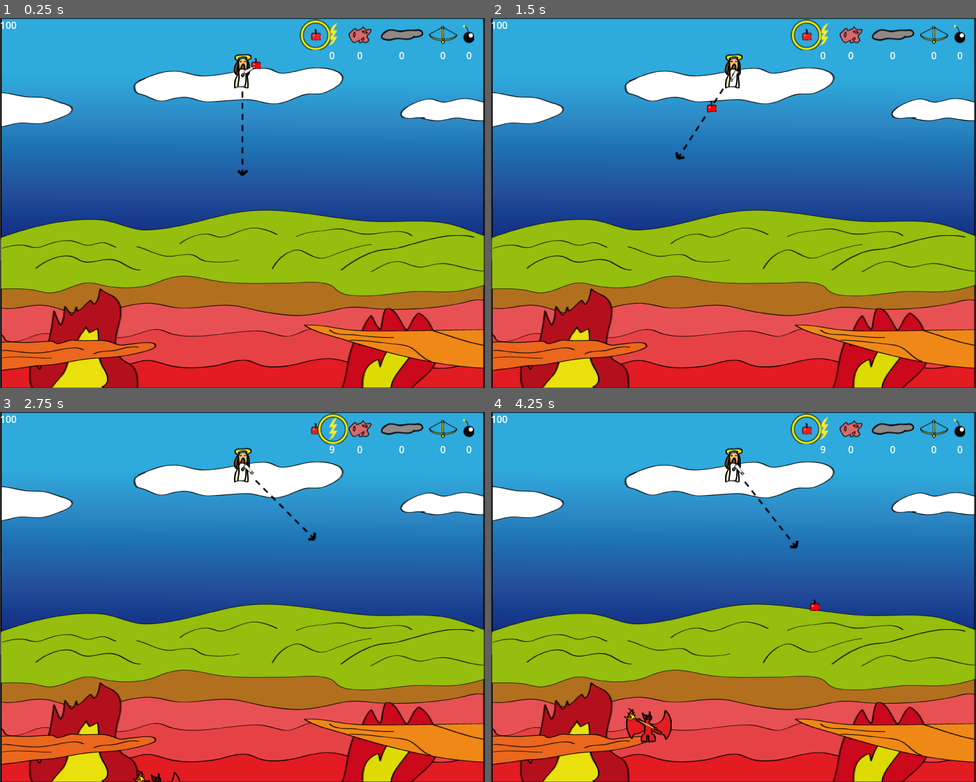
Above: before the commit, frames 1-4 (two rows, left to right).
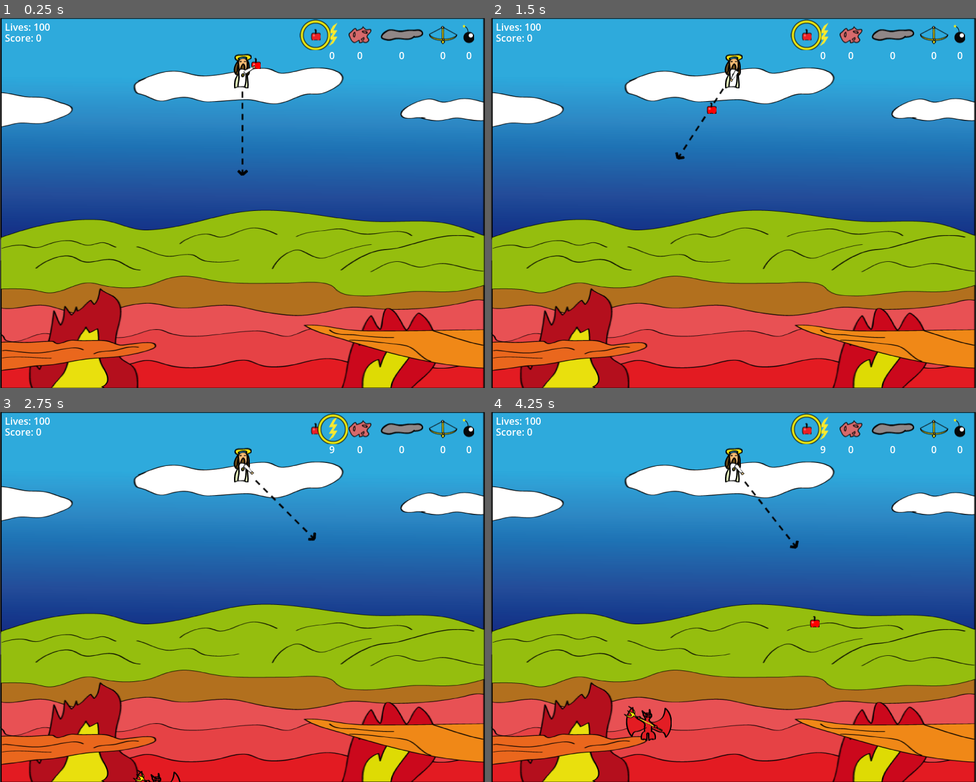
Above: after the commit, the same moments.

Repository: platinumskink/hellnoremade
Game: Godot game, scene res://scenes/game.tscn
Two runs of this game, one before a commit and one after it. Both use one fixed random seed, a clock stepped at 60 frames per second and the inputs below.
Inputs (mouse positions are in pixels of both pictures, inside the frame that each line leads up to):
- Up to frame 1 (0.25 s): no input
- Up to frame 2 (1.5 s): tap Enter at 0.5 s; move the mouse to (840, 184) at 0.52 s; press the mouse at (840, 184) at 0.53 s; move the mouse to (636, 221) at 1.27 s; release the mouse at (636, 221) at 1.28 s; click (636, 221) at 1.35 s
- Up to frame 3 (2.75 s): move the mouse to (291, 515) at 2.02 s; hold E (nextWeapon) from 2.03 s (still down); click (291, 515) at 2.3 s
- Up to frame 4 (4.25 s): move the mouse to (709, 671) at 2.77 s; release E (nextWeapon) at 2.78 s; tap Q (previousWeapon) at 2.85 s; click (709, 671) at 3.05 s; move the mouse to (879, 652) at 3.52 s; hold 1 (weapon1) from 3.53 s (still down); click (879, 652) at 3.8 s

The runs differ from the first frame. In frame 1, 0.2% of the frame differs, in the area x 0-11%, y 0-7%; in frame 2, 0.2%; in frame 3, 0.2%; in frame 4, 0.7%, in the area x 0-68%, y 0-90%.

Commit message:
Apples can hit and defeat demons
Plus that score works

Diff:
--- a/project.godot
+++ b/project.godot
@@ -24,6 +24,11 @@
 window/size/viewport_width=800
 window/size/viewport_height=610
 window/stretch/mode="canvas_items"
+
+[global_group]
+
+projectiles=""
+enemies=""
 
 [input]
 
--- a/scenes/enemies/demon.tscn
+++ b/scenes/enemies/demon.tscn
@@ -1,15 +1,17 @@
 [gd_scene format=3 uid="uid://dt3k2ranaiyci"]
 
-[ext_resource type="Script" uid="uid://4k4oynmqr7x3" path="res://scripts/enemy.gd" id="1_v2cwo"]
+[ext_resource type="Script" uid="uid://d2etmebbmbvt7" path="res://scripts/demon.gd" id="1_v2cwo"]
 [ext_resource type="Texture2D" uid="uid://bsf41j0emmdsk" path="res://assets/Tiny Deamon.png" id="2_v2cwo"]
+[ext_resource type="PackedScene" uid="uid://cvu5e7qw2qc23" path="res://scenes/gravity_component.tscn" id="3_h0qet"]
 
 [sub_resource type="RectangleShape2D" id="RectangleShape2D_v2cwo"]
 size = Vector2(74, 48)
 
-[node name="Demon" type="Area2D" unique_id=372187258]
+[node name="Demon" type="Area2D" unique_id=372187258 groups=["enemies"]]
 script = ExtResource("1_v2cwo")
-min_speed = 50.0
-max_speed = 100.0
+points_worth = 25.0
+min_speed = 25.0
+max_speed = 150.0
 metadata/_custom_type_script = "uid://cge861h7bsyos"
 
 [node name="Sprite2D" type="Sprite2D" parent="." unique_id=1920418518]
@@ -18,3 +20,7 @@
 [node name="CollisionShape2D" type="CollisionShape2D" parent="." unique_id=1833956661]
 position = Vector2(2, 1)
 shape = SubResource("RectangleShape2D_v2cwo")
+
+[node name="GravityComponent" parent="." unique_id=397096499 instance=ExtResource("3_h0qet")]
+
+[connection signal="area_entered" from="." to="." method="_on_area_entered"]
--- a/scenes/game.tscn
+++ b/scenes/game.tscn
@@ -49,10 +49,20 @@
 position = Vector2(10, 631)
 
 [node name="LifeTracker" type="Label" parent="." unique_id=1115242624]
-offset_right = 40.0
-offset_bottom = 23.0
+offset_left = 8.0
+offset_top = 3.0
+offset_right = 48.0
+offset_bottom = 26.0
+text = "100"
+
+[node name="ScoreTracker" type="Label" parent="." unique_id=2118260745]
+offset_left = 8.0
+offset_top = 21.0
+offset_right = 48.0
+offset_bottom = 44.0
 text = "100"
 
 [connection signal="changed_weapon" from="God" to="." method="_on_god_changed_weapon"]
 [connection signal="throw" from="God" to="." method="_on_god_throw"]
 [connection signal="enemy_escaped" from="TopZone" to="." method="_on_top_zone_enemy_escaped"]
+[connection signal="add_to_score" from="EnemyFactory" to="." method="_on_enemy_factory_add_to_score"]
--- a/scenes/weapons/apple.tscn
+++ b/scenes/weapons/apple.tscn
@@ -1,14 +1,14 @@
 [gd_scene format=3 uid="uid://dvqeyo5nykoyt"]
 
-[ext_resource type="Script" uid="uid://7k6xq5eupnsy" path="res://scripts/projectile.gd" id="1_3dmh2"]
+[ext_resource type="Script" uid="uid://c1peinnstvgu2" path="res://scripts/apple.gd" id="1_moe8n"]
 [ext_resource type="Texture2D" uid="uid://bpo2t2tnorrbt" path="res://assets/Apple.png" id="2_7vr8k"]
 [ext_resource type="PackedScene" uid="uid://cvu5e7qw2qc23" path="res://scenes/gravity_component.tscn" id="3_3dmh2"]
 
 [sub_resource type="RectangleShape2D" id="RectangleShape2D_3dmh2"]
 size = Vector2(15, 11.5)
 
-[node name="Apple" type="Area2D" unique_id=972890807]
-script = ExtResource("1_3dmh2")
+[node name="Apple" type="Area2D" unique_id=972890807 groups=["projectiles"]]
+script = ExtResource("1_moe8n")
 initial_speed = 500
 metadata/_custom_type_script = "uid://cge861h7bsyos"
 
@@ -21,6 +21,7 @@
 shape = SubResource("RectangleShape2D_3dmh2")
 
 [node name="GravityComponent" parent="." unique_id=397096499 instance=ExtResource("3_3dmh2")]
-gravity_force = 700
+gravity_force = 1000
 
+[connection signal="area_entered" from="." to="." method="_on_area_entered"]
 [connection signal="body_exited" from="." to="." method="_on_body_exited"]
--- a/scenes/weapons/arrow.tscn
+++ b/scenes/weapons/arrow.tscn
@@ -6,7 +6,7 @@
 [sub_resource type="RectangleShape2D" id="RectangleShape2D_q8ifc"]
 size = Vector2(35, 7)
 
-[node name="Arrow" type="Area2D" unique_id=510011181]
+[node name="Arrow" type="Area2D" unique_id=510011181 groups=["projectiles"]]
 script = ExtResource("1_23jat")
 _rotation_speed = 7.0
 initial_speed = 500
--- a/scenes/weapons/bomb.tscn
+++ b/scenes/weapons/bomb.tscn
@@ -7,7 +7,7 @@
 [sub_resource type="CircleShape2D" id="CircleShape2D_j15uc"]
 radius = 9.0
 
-[node name="Bomb" type="Area2D" unique_id=996288041]
+[node name="Bomb" type="Area2D" unique_id=996288041 groups=["projectiles"]]
 script = ExtResource("1_870cc")
 initial_speed = 750
 weapon_type = 5
--- a/scenes/weapons/lightning.tscn
+++ b/scenes/weapons/lightning.tscn
@@ -6,7 +6,7 @@
 [sub_resource type="RectangleShape2D" id="RectangleShape2D_n7g4i"]
 size = Vector2(48, 18)
 
-[node name="Lightning" type="Area2D" unique_id=542167930]
+[node name="Lightning" type="Area2D" unique_id=542167930 groups=["projectiles"]]
 script = ExtResource("1_n7g4i")
 initial_speed = 2000
 weapon_type = 1
--- a/scenes/weapons/meteor.tscn
+++ b/scenes/weapons/meteor.tscn
@@ -7,7 +7,7 @@
 [sub_resource type="RectangleShape2D" id="RectangleShape2D_3dmh2"]
 size = Vector2(15, 11.5)
 
-[node name="Meteor" type="Area2D" unique_id=972890807]
+[node name="Meteor" type="Area2D" unique_id=972890807 groups=["projectiles"]]
 script = ExtResource("1_83eji")
 initial_speed = 600
 weapon_type = 2
--- a/scenes/weapons/rain_drop.tscn
+++ b/scenes/weapons/rain_drop.tscn
@@ -7,7 +7,7 @@
 [sub_resource type="RectangleShape2D" id="RectangleShape2D_0k2ym"]
 size = Vector2(4, 10)
 
-[node name="RainDrop" type="Area2D" unique_id=1904266608]
+[node name="RainDrop" type="Area2D" unique_id=1904266608 groups=["projectiles"]]
 script = ExtResource("1_33u3d")
 initial_speed = 400
 weapon_type = 3
--- /dev/null
+++ b/scripts/apple.gd
@@ -0,0 +1,7 @@
+class_name Apple
+extends Projectile
+
+func impact_on_enemy(area: Area2D) -> void:
+	speed.y = -600
+	speed.x /= 2
+	enemies_hit += 1
--- a/scripts/arrow.gd
+++ b/scripts/arrow.gd
@@ -9,8 +9,8 @@
 # Called every frame. 'delta' is the elapsed time since the previous frame.
 func _physics_process(delta: float) -> void:
 	super._physics_process(delta)
-	var mouse_point = get_global_mouse_position()
-	var direction = position.direction_to(mouse_point)
+	var mouse_point: Vector2 = get_global_mouse_position()
+	var direction: Vector2 = position.direction_to(mouse_point)
 	self.rotation = rotate_toward(self.rotation, direction.angle(), _rotation_speed * delta)
 	speed = Vector2(initial_speed,0).rotated(self.rotation)
 
--- /dev/null
+++ b/scripts/demon.gd
@@ -0,0 +1,15 @@
+extends Enemy
+
+@onready var sprite_2d: Sprite2D = $Sprite2D
+@onready var gravity_component: Node = $GravityComponent
+
+
+func _on_area_entered(area: Area2D) -> void:
+	if !defeated && area.is_in_group("projectiles"):
+		print("demon hit")
+		self.defeated = true
+		sprite_2d.flip_v = true
+		speed = area.speed
+		gravity_component.gravity_force = 200
+		area.impact_on_enemy(self)
+		self.enemy_defeated.emit(area.enemies_hit, points_worth)
--- a/scripts/enemy.gd
+++ b/scripts/enemy.gd
@@ -1,17 +1,14 @@
 class_name Enemy
 extends GraphicalObject
 
+signal enemy_defeated(enemies_hit: int, score: int)
+
+@export var points_worth: float
+
 @export var min_speed: float
 @export var max_speed: float
+var defeated: bool = false
 
-# Called when the node enters the scene tree for the first time.
-func _ready() -> void:
-	pass # Replace with function body.
-
-
-# Called every frame. 'delta' is the elapsed time since the previous frame.
-func _process(delta: float) -> void:
-	pass
 
 func get_random_speed() -> float:
 	return randf_range(min_speed, max_speed)
--- a/scripts/enemy_factory.gd
+++ b/scripts/enemy_factory.gd
@@ -1,7 +1,10 @@
+class_name EnemyFactory
 extends Area2D
 
-var appearance_rate = [1, 0, 0, 0, 0, 0]
-var demon_type = [
+signal add_to_score(score: int)
+
+var appearance_rate: Array[int] = [1, 0, 0, 0, 0, 0]
+var demon_type: Array[GlobalEnums.Demons] = [
 	GlobalEnums.Demons.DEMON,
 	GlobalEnums.Demons.DEBAT,
 	GlobalEnums.Demons.UMBRELLIE,
@@ -9,42 +12,30 @@
 	GlobalEnums.Demons.MUSCLE,
 	GlobalEnums.Demons.BLOB,
 ]
-var appearance_percent_chance = 5
+var appearance_percent_chance: int = 5
 @onready var timer: Timer = $Timer
 @onready var collision_shape_2d: CollisionShape2D = $CollisionShape2D
 
 
 var enemy_count: int = 0
 
-var demon = preload("res://scenes/enemies/demon.tscn")
-
-
-
-
-# Called when the node enters the scene tree for the first time.
-func _ready() -> void:
-	pass # Replace with function body.
-
-
-# Called every frame. 'delta' is the elapsed time since the previous frame.
-func _process(delta: float) -> void:
-	pass
+var demon: Resource = preload("res://scenes/enemies/demon.tscn")
 
 
 func _on_timer_timeout() -> void:
 	timer.start(0)
-	var roll: int = randf_range(0, 100)
+	var roll: float = randf_range(0, 100)
 	if roll <= appearance_percent_chance:
 		enemy_count += 1
 		spawn_enemy()
 		roll = randf_range(0, 100)
 
-func spawn_enemy():
-	var enemy_type = pick_enemy_type()
+func spawn_enemy() -> void:
+	var enemy_type: GlobalEnums.Demons = pick_enemy_type()
 	var rect : Rect2 = collision_shape_2d.shape.get_rect()
-	var x = randi_range(rect.position.x, rect.position.x+rect.size.x) + (rect.size.x / 2)
-	var rand_point = Vector2(x,0)
-	var instance
+	var x: float = randi_range(rect.position.x, rect.position.x+rect.size.x) + (rect.size.x / 2)
+	var rand_point: Vector2 = Vector2(x,0)
+	var instance: GraphicalObject
 	match enemy_type:
 		GlobalEnums.Demons.DEMON:
 			instance = demon.instantiate()
@@ -61,6 +52,7 @@
 			return
 	instance.position = rand_point
 	add_child(instance)
+	instance.connect("enemy_defeated", self.enemy_defeated)
 
 func pick_enemy_type() -> GlobalEnums.Demons:
 	var totalCount: int = 0
@@ -73,3 +65,8 @@
 			return demon_type[i]
 	assert(randomNumber <= 0, "pick_enemy_type failed")
 	return GlobalEnums.Demons.DEMON
+
+func enemy_defeated(enemies_hit: int, score: int) -> void:
+	var score_added: int = enemies_hit * score
+	print("worth: " + str(score_added))
+	add_to_score.emit(score_added)
--- a/scripts/game.gd
+++ b/scripts/game.gd
@@ -1,21 +1,16 @@
 extends Node2D
 
 
-var lives: int = 5
+var lives: int = 100
+var score: int = 0
 @onready var life_tracker: Label = $LifeTracker
+@onready var score_tracker: Label = $ScoreTracker
 @onready var inventory: Node2D = $Inventory
 
 # Called when the node enters the scene tree for the first time.
 func _ready() -> void:
-	pass # Replace with function body.
-
-
-# Called every frame. 'delta' is the elapsed time since the previous frame.
-func _process(delta: float) -> void:
-	pass
-
-func _physics_process(delta: float) -> void:
-	pass
+	life_tracker.text = "Lives: " + str(lives)
+	score_tracker.text = "Score: " + str(score)
 
 func _on_god_throw(wpn: GlobalEnums.Weapon, weapon_ammo: int) -> void:
 	inventory.update_inventory(wpn, weapon_ammo)
@@ -23,9 +18,13 @@
 func _on_god_changed_weapon(wpn: GlobalEnums.Weapon) -> void:
 	inventory.set_current_weapon(wpn)
 
-
 func _on_top_zone_enemy_escaped() -> void:
 	lives -= 1
-	life_tracker.text = str(lives)
+	life_tracker.text = "Lives: " + str(lives)
 	if lives <= 0:
 		get_tree().quit()
+
+
+func _on_enemy_factory_add_to_score(enemy_score: int) -> void:
+	score += enemy_score
+	score_tracker.text = "Score: " + str(score)
--- a/scripts/graphic_object.gd
+++ b/scripts/graphic_object.gd
@@ -2,6 +2,7 @@
 extends Area2D
 
 var speed:Vector2 = Vector2(0,0)
+var turn: bool = false
 
 func _physics_process(delta: float) -> void:
 	position += delta * speed
--- a/scripts/inventory.gd
+++ b/scripts/inventory.gd
@@ -40,10 +40,10 @@
 	selection.position.x = weapon_x_values[GlobalEnums.Weapon.APPLE]
 
 
-func set_current_weapon(wpn: GlobalEnums.Weapon):
+func set_current_weapon(wpn: GlobalEnums.Weapon) -> void:
 	selection.position.x = weapon_x_values[wpn]
 
-func update_inventory(wpn: GlobalEnums.Weapon, ammo: int):
+func update_inventory(wpn: GlobalEnums.Weapon, ammo: int) -> void:
 	if wpn != GlobalEnums.Weapon.APPLE:
 		var label: Label = weapon_ammo_label_dictionary[wpn]
 		label.text = str(ammo)
--- a/scripts/projectile.gd
+++ b/scripts/projectile.gd
@@ -3,10 +3,11 @@
 
 @export var initial_speed: int
 @export var weapon_type: GlobalEnums.Weapon
-var turn: bool = false
+
+var enemies_hit: int = 0
 
 func set_starting_speed(distance_vector: Vector2) -> void:
 	speed = initial_speed * distance_vector
 
-func turn_towards_direction():
+func turn_towards_direction() -> void:
 	self.look_at(self.global_position + speed)
--- a/scripts/projectile_factory.gd
+++ b/scripts/projectile_factory.gd
@@ -1,17 +1,17 @@
 class_name ProjectileFactory
 extends Node
 
-var apple = preload("res://scenes/weapons/apple.tscn")
-var lightning = preload("res://scenes/weapons/lightning.tscn")
-var meteor = preload("res://scenes/weapons/meteor.tscn")
-var rain = preload("res://scenes/weapons/rain.tscn")
-var arrow = preload("res://scenes/weapons/arrow.tscn")
-var bomb = preload("res://scenes/weapons/bomb.tscn")
+var apple: Resource = preload("res://scenes/weapons/apple.tscn")
+var lightning: Resource = preload("res://scenes/weapons/lightning.tscn")
+var meteor: Resource = preload("res://scenes/weapons/meteor.tscn")
+var rain: Resource = preload("res://scenes/weapons/rain.tscn")
+var arrow: Resource = preload("res://scenes/weapons/arrow.tscn")
+var bomb: Resource = preload("res://scenes/weapons/bomb.tscn")
 
 
 @export var gameZone: GameZone
 
-func shoot(start_point: Vector2, distance_vector: Vector2, wpn: GlobalEnums.Weapon):
+func shoot(start_point: Vector2, distance_vector: Vector2, wpn: GlobalEnums.Weapon) -> void:
 	var instance
 	match wpn:
 		GlobalEnums.Weapon.APPLE:
--- a/scripts/rain.gd
+++ b/scripts/rain.gd
@@ -8,24 +8,24 @@
 @onready var timer_3: Timer = $Timer3
 @onready var cloud_length: CollisionShape2D = $CollisionShape2D
 
-var rainDrop = preload("res://scenes/weapons/rain_drop.tscn")
+var rainDrop: Resource = preload("res://scenes/weapons/rain_drop.tscn")
 
-func reset_timers():
+func reset_timers() -> void:
 	reset_timer()
 	reset_timer_2()
 	reset_timer_3()
 
-func reset_timer():
+func reset_timer() -> void:
 	var new_time: float = randf_range(time_range_min, time_range_max)
 	timer.wait_time = new_time
 	timer.start(0)
 
-func reset_timer_2():
+func reset_timer_2() -> void:
 	var new_time: float = randf_range(time_range_min, time_range_max)
 	timer_2.wait_time = new_time
 	timer_2.start(0)
 
-func reset_timer_3():
+func reset_timer_3() -> void:
 	var new_time: float = randf_range(time_range_min, time_range_max)
 	timer_3.wait_time = new_time
 	timer_3.start(0)
@@ -43,11 +43,11 @@
 	spawn_raindrop()
 
 func spawn_raindrop() -> void:
-	var instance = rainDrop.instantiate()
+	var instance: GraphicalObject = rainDrop.instantiate()
 	instance.set_starting_speed(Vector2(0, 1))
 	var rect : Rect2 = cloud_length.shape.get_rect()
-	var x = randi_range(rect.position.x, rect.position.x+rect.size.x)
-	var rand_point = Vector2(x,0)
+	var x: float = randi_range(rect.position.x, rect.position.x+rect.size.x)
+	var rand_point: Vector2 = Vector2(x,0)
 	instance.z_index -= 1
 	instance.position = rand_point + global_position
 	get_parent().add_child(instance)
--- a/scripts/top_zone.gd
+++ b/scripts/top_zone.gd
@@ -5,6 +5,6 @@
 func _on_area_entered(area: Area2D) -> void:
 	if area is Rain:
 		area.queue_free()
-	if area is Enemy:
+	if area is Enemy && !area.defeated:
 		area.queue_free()
 		enemy_escaped.emit()
Not shown, added: scripts/apple.gd.uid
Not shown, added: scripts/demon.gd.uid
